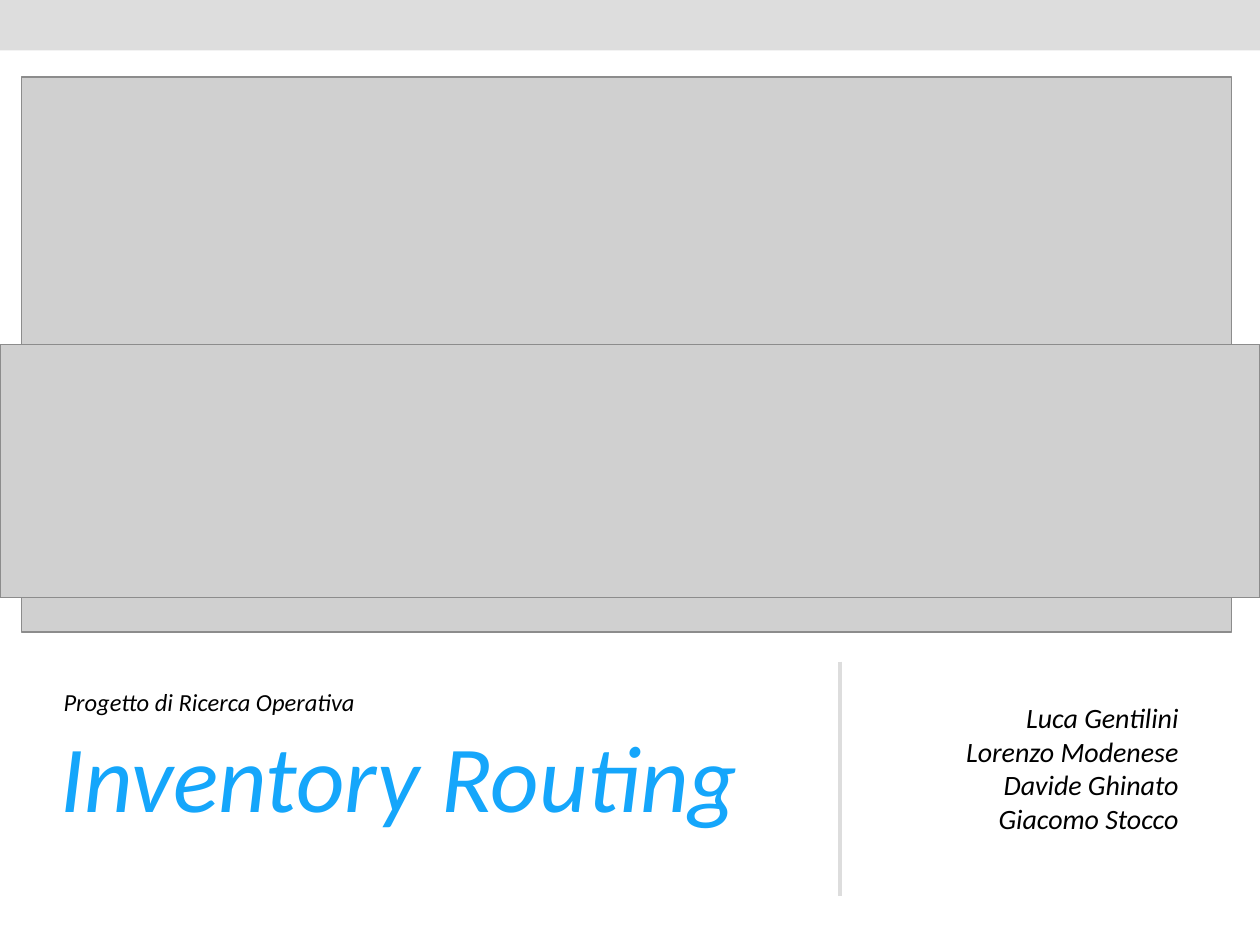
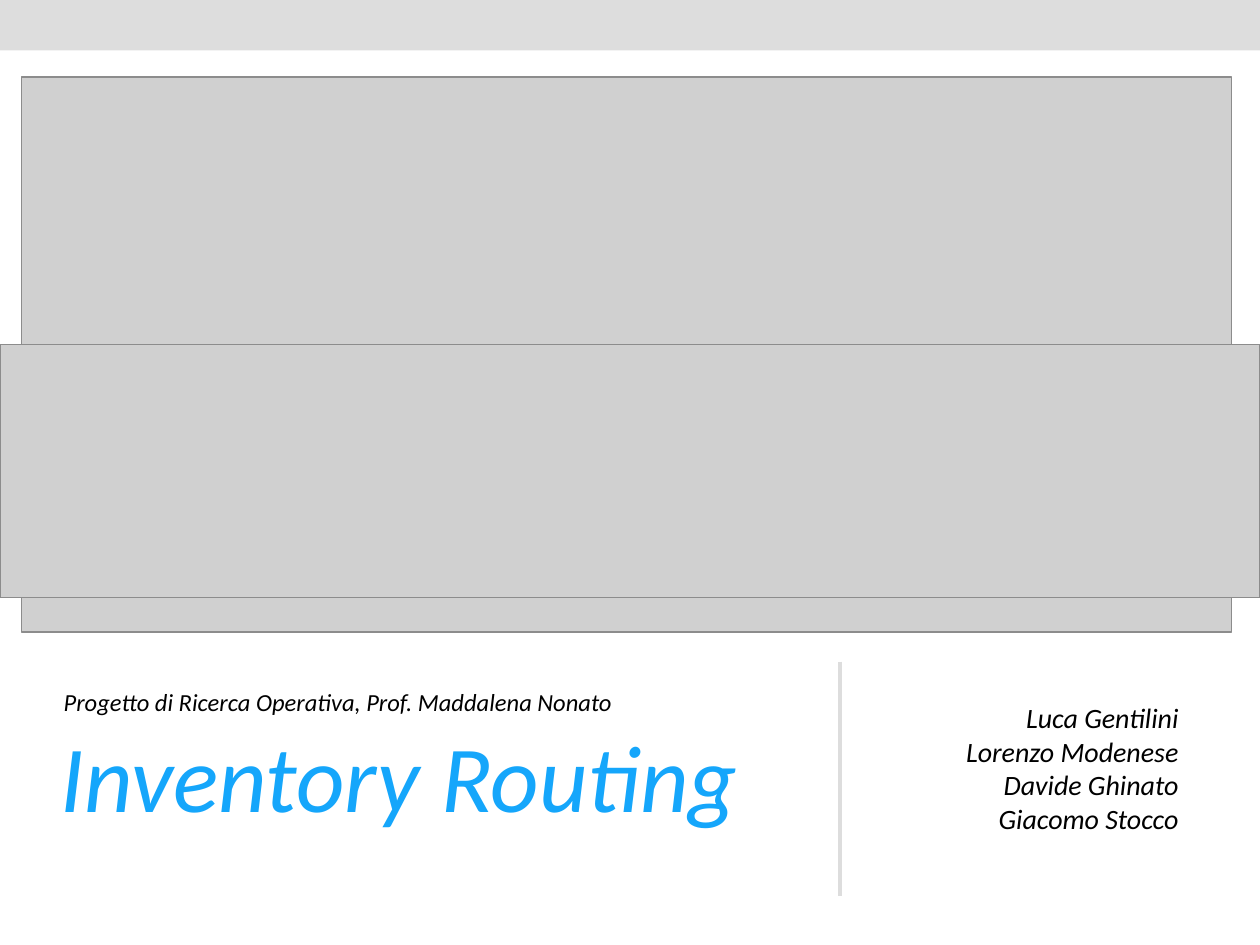
Before and after one commit to gentiliniluca/Inventory_Routing, a slide deck: slide 1 of Presentazione.pptx. Drawn at 1260x945 pixels with LibreOffice and Linux fonts; fonts in the diff are those of the drawing; grey boxes stand for pictures. Boxes give left, top, right and bottom in pixels: in the first picture for what was removed or moved away, otherwise in the second. Text is boxed around its words. In the diff, an @@ line names an element or a change of style, - is before the commit and + after.

Commit message:
ok2
ok2

```diff
--- a/Presentazione.pptx
+++ b/Presentazione.pptx
@@ text at [64, 694, 611, 716]: text changed @@
-Progetto di Ricerca Operativa
+Progetto di Ricerca Operativa, Prof. Maddalena Nonato
```
